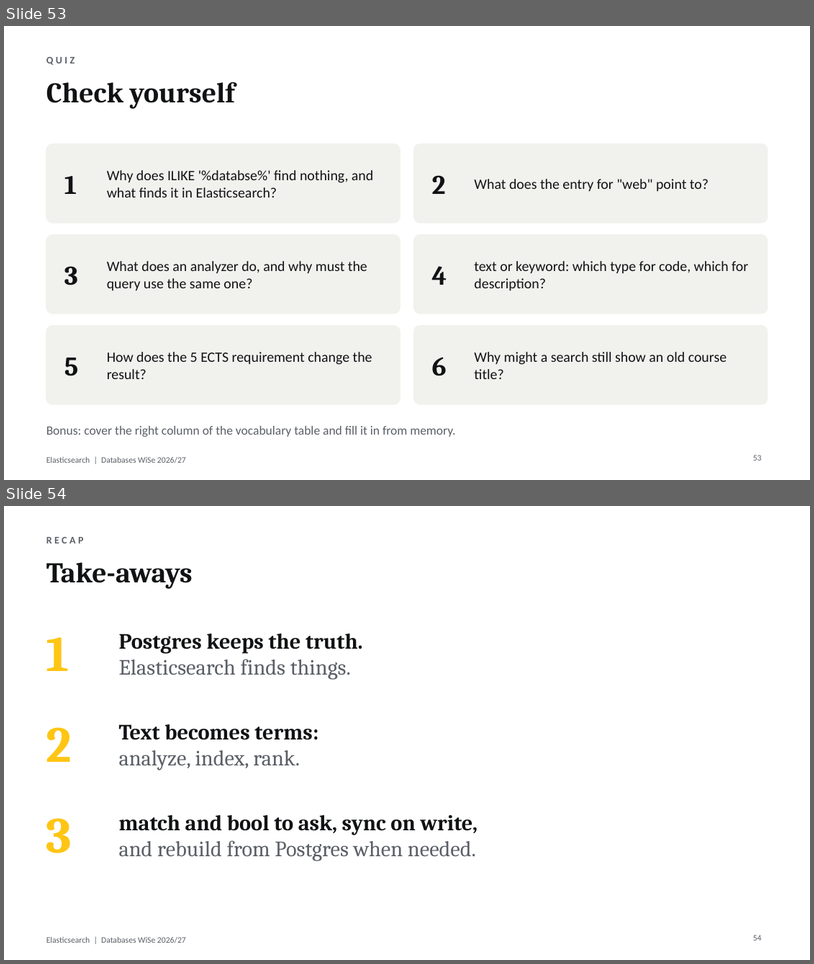
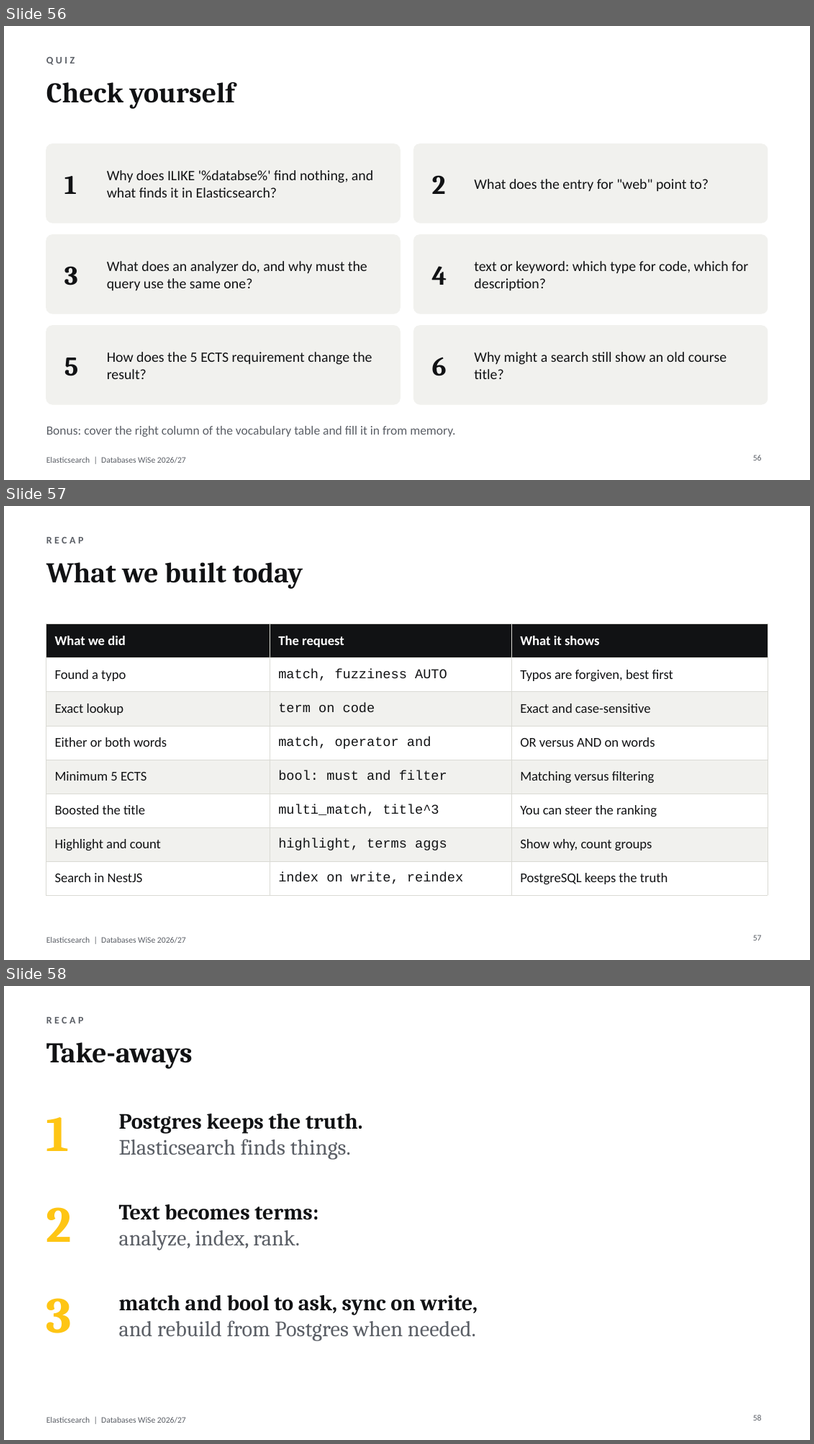
Before and after one commit to rehantariq6000-lab/elasticsearch-seminar, a slide deck: slides/Elasticsearch(RS).pptx. Shown one above the other, each under a label of ours: slides 53 and 54 before the commit, slides 56, 57 and 58 after it. The pictures are 814x964 and 814x1444 pixels, drawn with LibreOffice and Linux fonts; fonts in the diff are those of the drawing. Boxes give left, top, right and bottom in pixels: in the first picture for what was removed or moved away, otherwise in the second. Text is boxed around its words. In the diff, an @@ line names an element or a change of style, - is before the commit and + after.

Commit message:
Update slides (59 slides: get the code, checkpoints, app map, finale, recap) and the presenter guide

```diff
--- a/slides/Elasticsearch(RS).pptx
+++ b/slides/Elasticsearch(RS).pptx
@@ slide 57 added at [4,506,810,960], background #FFFFFF; not listed: 1 template element that a slide beside it also shows @@
@@ text added at [46,537,84,543], 12 pt, text #5B5F66, bold @@
+RECAP
@@ title added at [46,562,304,589], 34 pt, text #111214, bold @@
+What we built today
@@ table added at [46,624,768,887], 8 rows, 3 columns @@
+What we did | The request | What it shows
+Found a typo | match, fuzziness AUTO | Typos are forgiven, best first
+Exact lookup | term on code | Exact and case-sensitive
+Either or both words | match, operator and | OR versus AND on words
+Minimum 5 ECTS | bool: must and filter | Matching versus filtering
+Boosted the title | multi_match, title^3 | You can steer the ranking
+Highlight and count | highlight, terms aggs | Show why, count groups
+Search in NestJS | index on write, reindex | PostgreSQL keeps the truth
@@ page number added at [754,934,762,940], 10 pt, text #5B5F66 @@
+57
@@ what was slide 53 is now slide 56 @@
@@ page number at [754,454,762,460]: text changed @@
-53
+56
@@ what was slide 54 is now slide 58 @@
@@ page number at [754,1414,762,1420]: text changed @@
-54
+58
```
Also in this commit, not shown: 6 slides changed, 4 other slides added, 1 slide removed, 1 other file.
